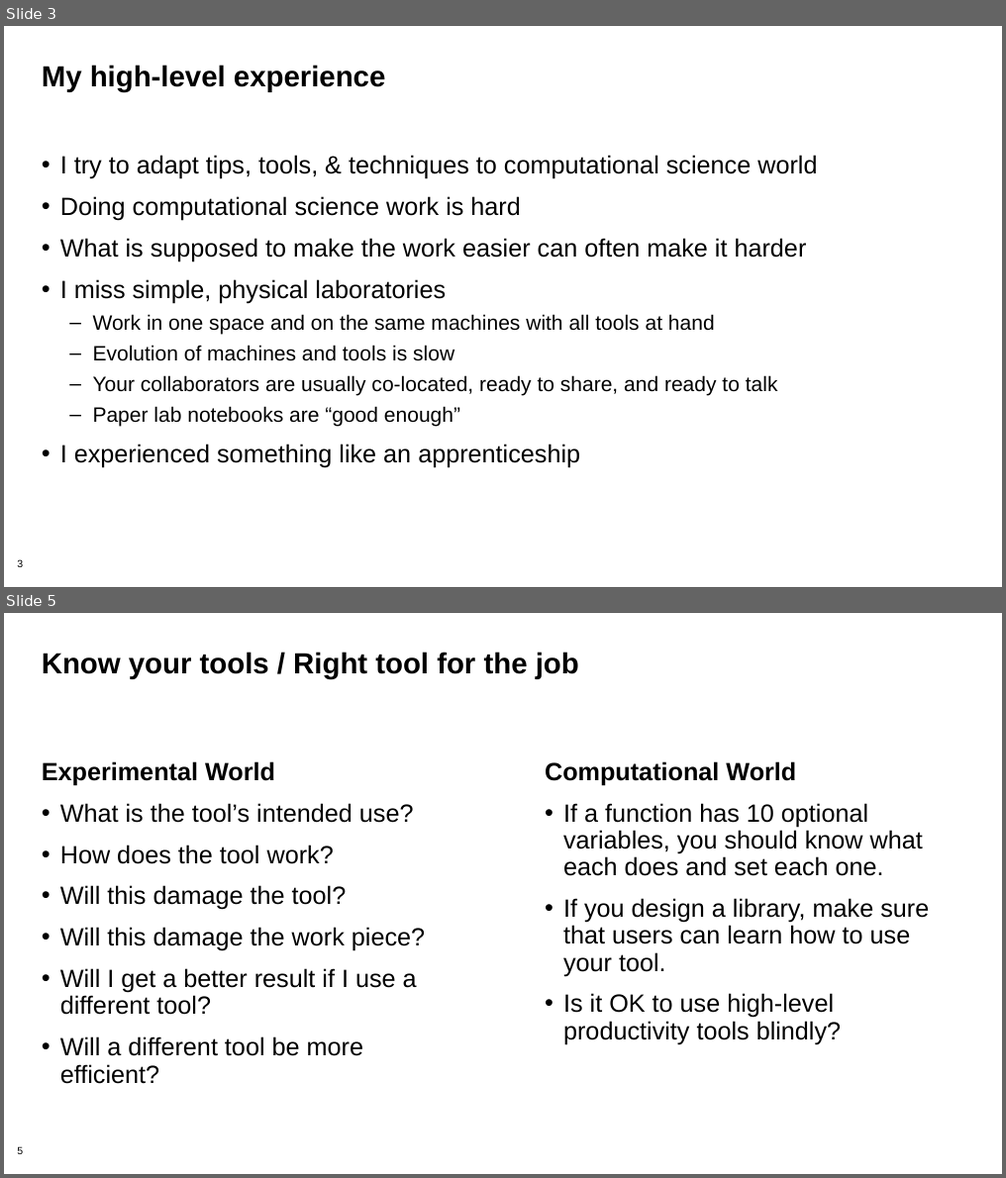
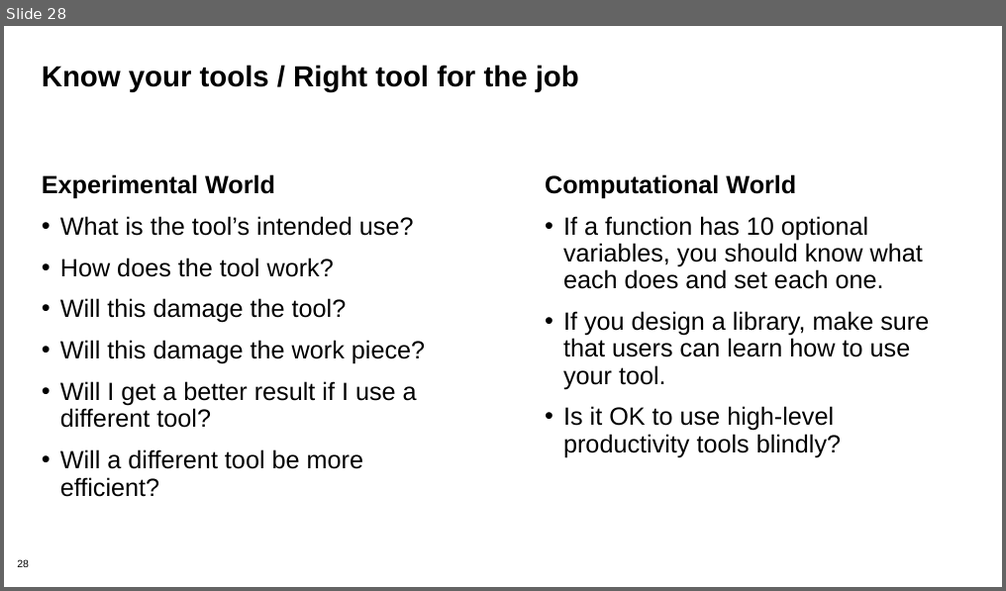
Before and after one commit to bssw-tutorial/presentations, a slide deck: computational-expts-a.pptx. Shown one above the other, each under a label of ours: slides 3 and 5 before the commit, slide 28 after it; the slides between them are not shown. The pictures are 1006x1178 and 1006x591 pixels, drawn with LibreOffice and Linux fonts; fonts in the diff are those of the drawing; background and template pictures are left out. Boxes give left, top, right and bottom in pixels: in the first picture for what was removed or moved away, otherwise in the second. Text is boxed around its words. In the diff, an @@ line names an element or a change of style, - is before the commit and + after.

```diff
--- a/computational-expts-a.pptx
+++ b/computational-expts-a.pptx
@@ slide 3 removed at <box>4,26,1002,587</box>, background #FFFFFF; not listed: 1 template element that a slide beside it also shows @@
@@ title removed at <box>42,65,385,92</box> @@
-My high-level experience
@@ text removed at <box>60,155,817,469</box> @@
-• I try to adapt tips, tools, & techniques to computational science world
-• Doing computational science work is hard
-• What is supposed to make the work easier can often make it harder
-• I miss simple, physical laboratories
-  – Work in one space and on the same machines with all tools at hand
-  – Evolution of machines and tools is slow
-  – Your collaborators are usually co-located, ready to share, and ready to talk
-  – Paper lab notebooks are “good enough”
-• I experienced something like an apprenticeship
@@ what was slide 5 is now slide 28 @@
@@ page number at <box>17,560,29,568</box>: text changed @@
-5
+28
```
Also in this commit, not shown: 2 slides changed, 25 slides added, 2 other slides removed, 3 other files.
